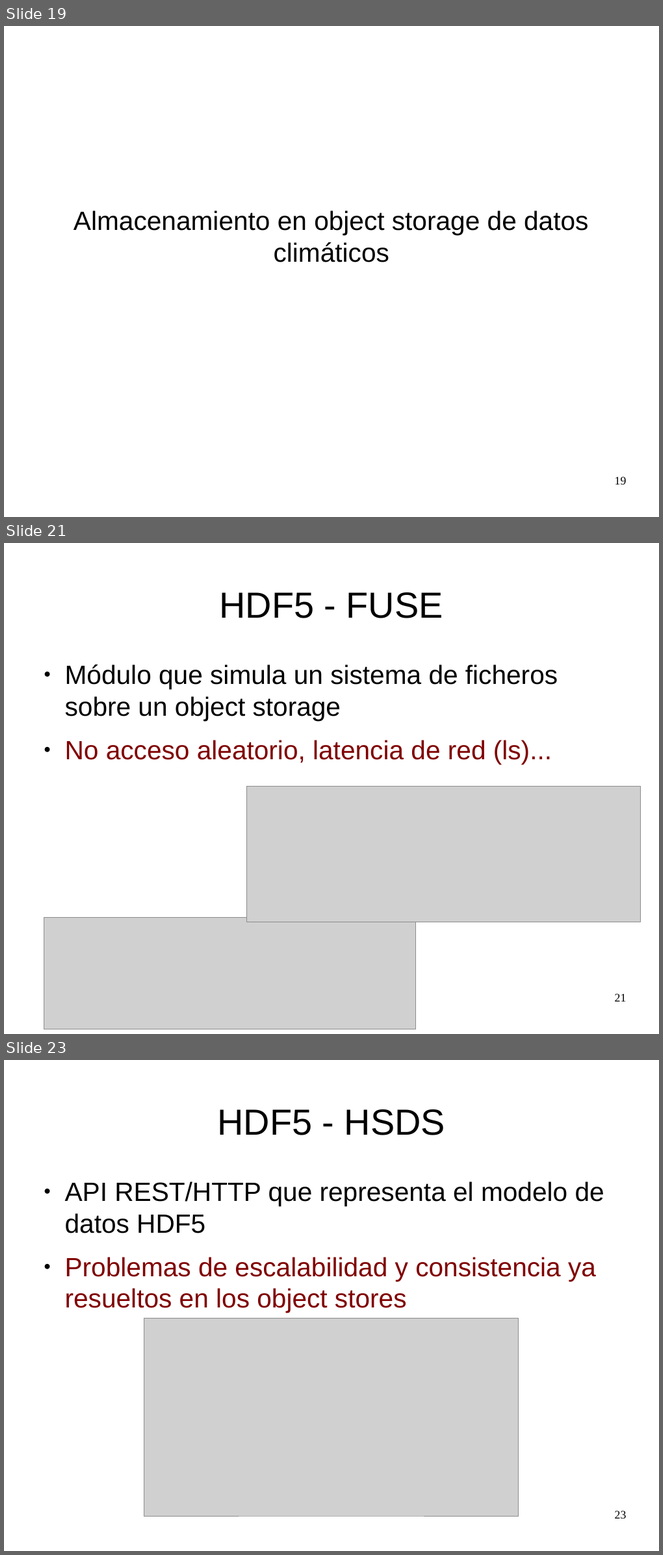
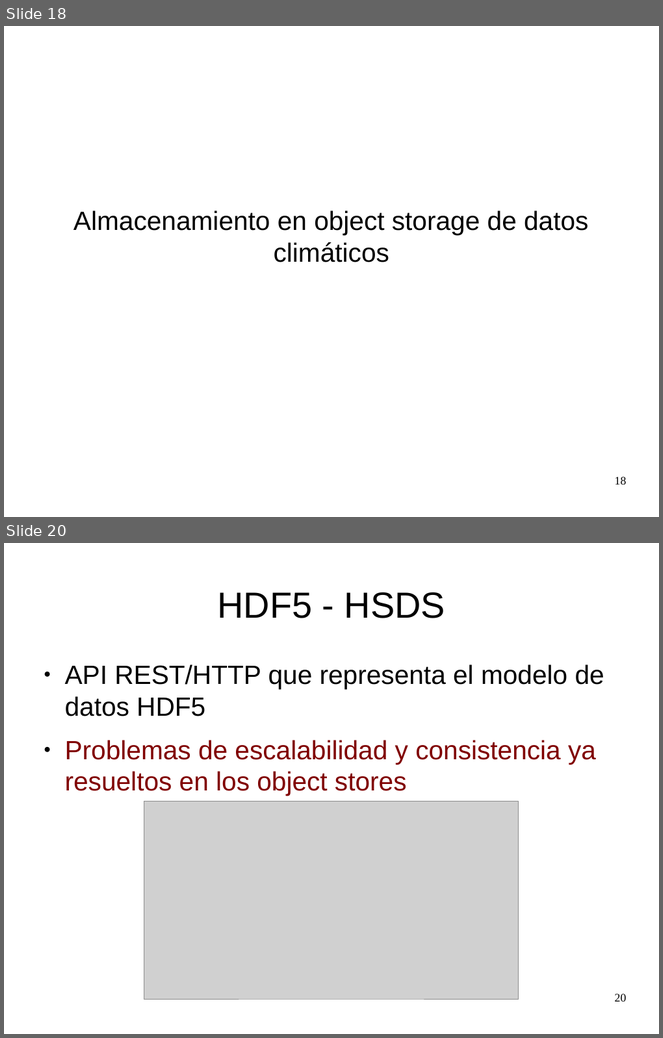
Before and after one commit to zequihg50/tfm, a slide deck: presentacion.odp. Shown one above the other, each under a label of ours: slides 19, 21 and 23 before the commit, slides 18 and 20 after it; the slides between them are not shown. The pictures are 663x1555 and 663x1038 pixels, drawn with LibreOffice and Linux fonts; fonts in the diff are those of the drawing; grey boxes stand for pictures. Boxes give left, top, right and bottom in pixels: in the first picture for what was removed or moved away, otherwise in the second. Text is boxed around its words. In the diff, an @@ line names an element or a change of style, - is before the commit and + after.

```diff
--- a/presentacion.odp
+++ b/presentacion.odp
@@ slide 21 removed at [4,543,659,1034], background #FFFFFF @@
@@ title removed at [220,592,443,618] @@
-HDF5 - FUSE
@@ text removed at [65,665,558,764] @@
-● Módulo que simula un sistema de ficheros sobre un object storage
-● No acceso aleatorio, latencia de red (ls)...
@@ picture removed at [246,787,640,923] @@
@@ picture removed at [44,917,416,1030] @@
@@ page number removed at [615,994,627,1002] @@
-21
@@ what was slide 19 is now slide 18 @@
@@ page number at [615,477,627,485]: text changed @@
-19
+18
@@ what was slide 23 is now slide 20 @@
@@ page number at [615,994,627,1002]: text changed @@
-23
+20
```
Also in this commit, not shown: 3 slides changed, 2 other slides removed, 1 other file.
